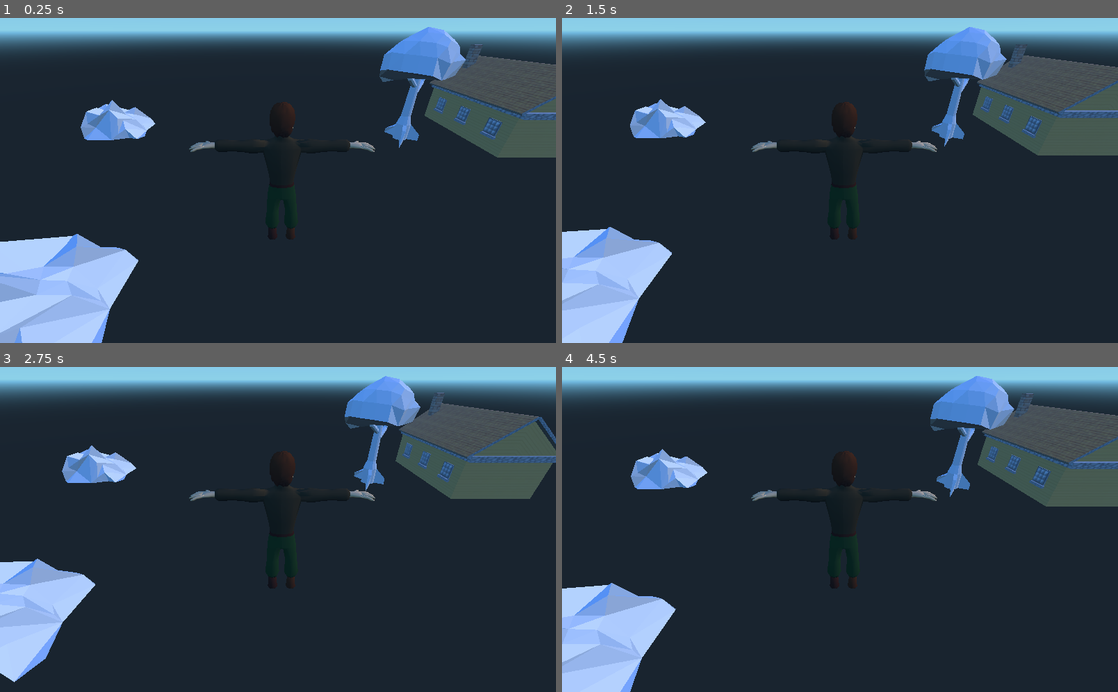
Above: before the commit, frames 1-4 (two rows, left to right).
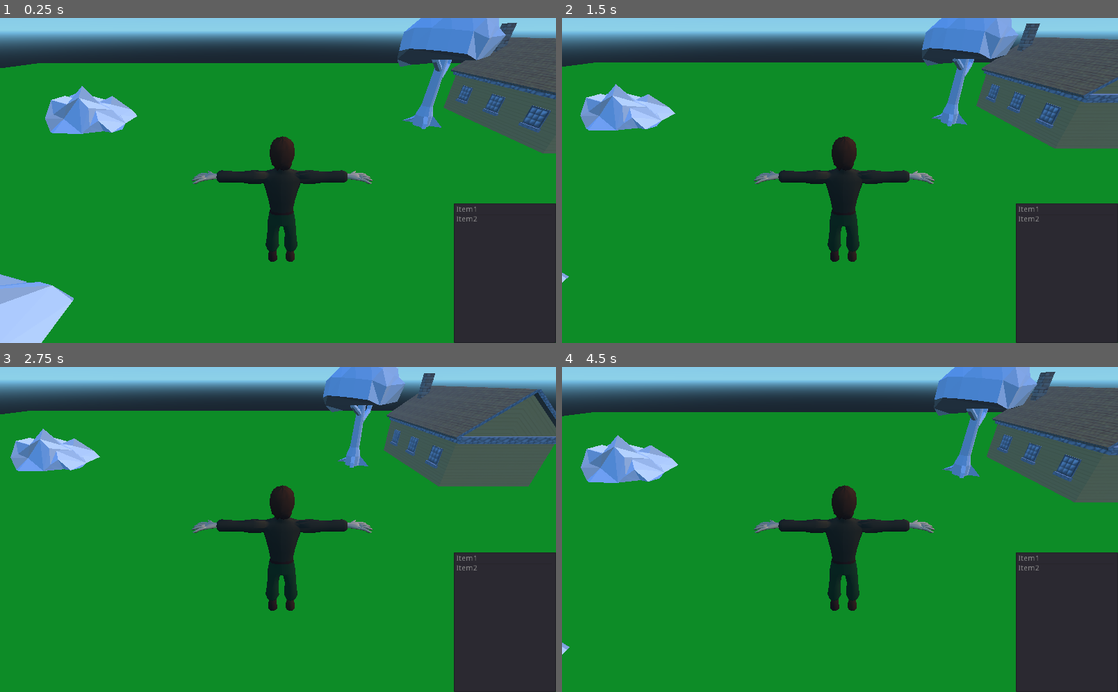
Above: after the commit, the same moments.

Repository: orsonbraines/RPGCityBuilder
Game: Godot game, scene res://World.tscn
Same seed, same stepped clock (60 frames per second), same inputs: the game is played once before the commit and once after it.
Inputs:
- Up to frame 1 (0.25 s): no input
- Up to frame 2 (1.5 s): tap Enter at 0.5 s; hold D 0.53-1.28 s; hold S from 1.28 s (still down)
- Up to frame 3 (2.75 s): release S at 2.03 s; hold D from 2.03 s (still down)
- Up to frame 4 (4.5 s): release D at 2.78 s; hold W 2.78-3.53 s; hold A from 3.53 s (still down)

The runs differ from the first frame. In frame 1, 74% of the frame differs, in the area x 0-100%, y 0-100%; in frame 2, 75%; in frame 3, 75%; in frame 4, 75%.

Commit message:
Added ground, and started working on the inventory

Diff:
--- /dev/null
+++ b/Godot/Ground.tscn
@@ -0,0 +1,99 @@
+[gd_scene load_steps=4 format=2]
+
+[sub_resource type="PlaneMesh" id=1]
+
+custom_aabb = AABB( 0, 0, 0, 0, 0, 0 )
+size = Vector2( 2, 2 )
+subdivide_width = 0
+subdivide_depth = 0
+
+[sub_resource type="SpatialMaterial" id=2]
+
+render_priority = 0
+flags_transparent = false
+flags_unshaded = true
+flags_vertex_lighting = false
+flags_no_depth_test = false
+flags_use_point_size = false
+flags_world_triplanar = false
+flags_fixed_size = false
+flags_albedo_tex_force_srgb = false
+vertex_color_use_as_albedo = false
+vertex_color_is_srgb = false
+params_diffuse_mode = 0
+params_specular_mode = 0
+params_blend_mode = 0
+params_cull_mode = 0
+params_depth_draw_mode = 0
+params_line_width = 1.0
+params_point_size = 1.0
+params_billboard_mode = 0
+params_grow = false
+params_use_alpha_scissor = false
+albedo_color = Color( 0.054902, 0.552941, 0.156863, 1 )
+metallic = 0.0
+metallic_specular = 0.5
+metallic_texture_channel = 0
+roughness = 0.0
+roughness_texture_channel = 0
+emission_enabled = false
+normal_enabled = false
+rim_enabled = false
+clearcoat_enabled = false
+anisotropy_enabled = false
+ao_enabled = false
+depth_enabled = false
+subsurf_scatter_enabled = false
+transmission_enabled = false
+refraction_enabled = false
+detail_enabled = false
+uv1_scale = Vector3( 1, 1, 1 )
+uv1_offset = Vector3( 0, 0, 0 )
+uv1_triplanar = false
+uv1_triplanar_sharpness = 1.0
+uv2_scale = Vector3( 1, 1, 1 )
+uv2_offset = Vector3( 0, 0, 0 )
+uv2_triplanar = false
+uv2_triplanar_sharpness = 1.0
+proximity_fade_enable = false
+distance_fade_enable = false
+_sections_unfolded = [ "Albedo", "Flags" ]
+
+[sub_resource type="PlaneShape" id=3]
+
+plane = Plane( 0, 1, 0, 0 )
+
+[node name="MeshInstance" type="MeshInstance"]
+
+transform = Transform( 100, 0, 0, 0, 100, 0, 0, 0, 100, 0, 0, 0 )
+layers = 1
+material_override = null
+cast_shadow = 1
+extra_cull_margin = 0.0
+use_in_baked_light = false
+lod_min_distance = 0.0
+lod_min_hysteresis = 0.0
+lod_max_distance = 0.0
+lod_max_hysteresis = 0.0
+mesh = SubResource( 1 )
+skeleton = NodePath("..")
+material/0 = SubResource( 2 )
+_sections_unfolded = [ "Transform", "material" ]
+
+[node name="StaticBody" type="StaticBody" parent="." index="0"]
+
+input_ray_pickable = true
+input_capture_on_drag = false
+collision_layer = 1
+collision_mask = 1
+friction = 1.0
+bounce = 0.0
+constant_linear_velocity = Vector3( 0, 0, 0 )
+constant_angular_velocity = Vector3( 0, 0, 0 )
+
+[node name="CollisionShape" type="CollisionShape" parent="StaticBody" index="0"]
+
+transform = Transform( 100, 0, 0, 0, 100, 0, 0, 0, 100, 0, 0, 0 )
+shape = SubResource( 3 )
+disabled = false
+_sections_unfolded = [ "Transform" ]
--- /dev/null
+++ b/Godot/ItemList.gd
@@ -0,0 +1,17 @@
+extends ItemList
+
+# class member variables go here, for example:
+# var a = 2
+# var b = "textvar"
+
+func _ready():
+	# Called when the node is added to the scene for the first time.
+	# Initialization here
+	add_item("Item1");
+	add_item("Item2");
+	pass
+
+#func _process(delta):
+#	# Called every frame. Delta is time since last frame.
+#	# Update game logic here.
+#	pass
--- a/Godot/KinematicBody.gd
+++ b/Godot/KinematicBody.gd
@@ -11,7 +11,7 @@
 
 func _physics_process(delta):
 	var motion = Vector3()
-	var scale_coef = delta * 3
+	var scale_coef = delta * 8
 	if Input.is_key_pressed(KEY_D):
 		motion += scale_coef * transform.basis.z
 	if Input.is_key_pressed(KEY_A):
--- /dev/null
+++ b/Godot/NewGround.tscn
@@ -0,0 +1,149 @@
+[gd_scene load_steps=3 format=2]
+
+[sub_resource type="PlaneMesh" id=1]
+
+custom_aabb = AABB( 0, 0, 0, 0, 0, 0 )
+size = Vector2( 2, 2 )
+subdivide_width = 0
+subdivide_depth = 0
+
+[sub_resource type="SpatialMaterial" id=2]
+
+render_priority = 0
+flags_transparent = false
+flags_unshaded = true
+flags_vertex_lighting = false
+flags_no_depth_test = false
+flags_use_point_size = false
+flags_world_triplanar = false
+flags_fixed_size = false
+flags_albedo_tex_force_srgb = false
+vertex_color_use_as_albedo = false
+vertex_color_is_srgb = false
+params_diffuse_mode = 0
+params_specular_mode = 0
+params_blend_mode = 0
+params_cull_mode = 0
+params_depth_draw_mode = 0
+params_line_width = 1.0
+params_point_size = 1.0
+params_billboard_mode = 0
+params_grow = false
+params_use_alpha_scissor = false
+albedo_color = Color( 0.107132, 0.464844, 0.213328, 1 )
+metallic = 0.0
+metallic_specular = 0.5
+metallic_texture_channel = 0
+roughness = 0.0
+roughness_texture_channel = 0
+emission_enabled = false
+normal_enabled = false
+rim_enabled = false
+clearcoat_enabled = false
+anisotropy_enabled = false
+ao_enabled = false
+depth_enabled = false
+subsurf_scatter_enabled = false
+transmission_enabled = false
+refraction_enabled = false
+detail_enabled = false
+uv1_scale = Vector3( 1, 1, 1 )
+uv1_offset = Vector3( 0, 0, 0 )
+uv1_triplanar = false
+uv1_triplanar_sharpness = 1.0
+uv2_scale = Vector3( 1, 1, 1 )
+uv2_offset = Vector3( 0, 0, 0 )
+uv2_triplanar = false
+uv2_triplanar_sharpness = 1.0
+proximity_fade_enable = false
+distance_fade_enable = false
+_sections_unfolded = [ "Albedo", "Flags" ]
+
+[node name="Ground" type="Spatial"]
+
+transform = Transform( 100, 0, 0, 0, 100, 0, 0, 0, 100, 0, 0, 0 )
+_sections_unfolded = [ "Transform" ]
+
+[node name="MeshInstance" type="MeshInstance" parent="." index="0"]
+
+layers = 1
+material_override = null
+cast_shadow = 1
+extra_cull_margin = 0.0
+use_in_baked_light = false
+lod_min_distance = 0.0
+lod_min_hysteresis = 0.0
+lod_max_distance = 0.0
+lod_max_hysteresis = 0.0
+mesh = SubResource( 1 )
+skeleton = NodePath("..")
+material/0 = SubResource( 2 )
+_sections_unfolded = [ "material" ]
+
+[node name="MeshInstance2" type="MeshInstance" parent="." index="1"]
+
+transform = Transform( 1, -3.01992e-07, -1.04279e-11, -5.21397e-11, -0.000345306, 0.2, -3.01992e-07, -1, -6.90611e-05, 0, 0.2, 1 )
+layers = 1
+material_override = null
+cast_shadow = 1
+extra_cull_margin = 0.0
+use_in_baked_light = false
+lod_min_distance = 0.0
+lod_min_hysteresis = 0.0
+lod_max_distance = 0.0
+lod_max_hysteresis = 0.0
+mesh = SubResource( 1 )
+skeleton = NodePath("..")
+material/0 = SubResource( 2 )
+_sections_unfolded = [ "Transform" ]
+
+[node name="MeshInstance3" type="MeshInstance" parent="." index="2"]
+
+transform = Transform( 1, 0, 0, 0, -2.8213e-07, -0.2, 0, 1, -5.6426e-08, 0, 0.2, -1 )
+layers = 1
+material_override = null
+cast_shadow = 1
+extra_cull_margin = 0.0
+use_in_baked_light = false
+lod_min_distance = 0.0
+lod_min_hysteresis = 0.0
+lod_max_distance = 0.0
+lod_max_hysteresis = 0.0
+mesh = SubResource( 1 )
+skeleton = NodePath("..")
+material/0 = SubResource( 2 )
+_sections_unfolded = [ "Transform" ]
+
+[node name="MeshInstance4" type="MeshInstance" parent="." index="3"]
+
+transform = Transform( 3.25841e-08, 1, -3.89414e-07, 0.2, -1.62921e-07, 5.7881e-21, -1.26887e-14, -3.89414e-07, -1, -1, 0.2, 0 )
+layers = 1
+material_override = null
+cast_shadow = 1
+extra_cull_margin = 0.0
+use_in_baked_light = false
+lod_min_distance = 0.0
+lod_min_hysteresis = 0.0
+lod_max_distance = 0.0
+lod_max_hysteresis = 0.0
+mesh = SubResource( 1 )
+skeleton = NodePath("..")
+material/0 = SubResource( 2 )
+_sections_unfolded = [ "Transform" ]
+
+[node name="MeshInstance5" type="MeshInstance" parent="." index="4"]
+
+transform = Transform( 5.6426e-08, -1, -8.74228e-08, 0.2, 2.8213e-07, -5.6426e-07, 1.12852e-07, -8.74226e-08, 1, 1, 0.2, 0 )
+layers = 1
+material_override = null
+cast_shadow = 1
+extra_cull_margin = 0.0
+use_in_baked_light = false
+lod_min_distance = 0.0
+lod_min_hysteresis = 0.0
+lod_max_distance = 0.0
+lod_max_hysteresis = 0.0
+mesh = SubResource( 1 )
+skeleton = NodePath("..")
+material/0 = SubResource( 2 )
+_sections_unfolded = [ "Transform" ]
--- a/Godot/World.gd
+++ b/Godot/World.gd
@@ -5,7 +5,7 @@
 # var b = "textvar"
 var theta = 1
 var phi = 0
-var r = 15
+var r = 10
 var maxTheta = 2
 var minTheta = 0.2
 
--- a/Godot/World.tscn
+++ b/Godot/World.tscn
@@ -6,12 +6,14 @@
 [ext_resource path="res://house.tscn" type="PackedScene" id=4]
 [ext_resource path="res://MiningRock.tscn" type="PackedScene" id=5]
 [ext_resource path="res://Tree.tscn" type="PackedScene" id=6]
+[ext_resource path="res://ItemList.gd" type="Script" id=7]
+[ext_resource path="res://Ground.tscn" type="PackedScene" id=8]
 
-[sub_resource type="BoxShape" id=2]
+[sub_resource type="BoxShape" id=1]
 
-extents = Vector3( 1.22985, 5.65878, 2.10833 )
+extents = Vector3( 1.22985, 5.09192, 2.10833 )
 
-[node name="Spatial" type="Spatial"]
+[node name="Spatial" type="Spatial" index="0"]
 
 script = ExtResource( 1 )
 
@@ -34,7 +36,7 @@
 
 [node name="KinematicBody" type="KinematicBody" parent="." index="1"]
 
-transform = Transform( 1, 0, 0, 0, 1, 0, 0, 0, 1, -5.53352, 0.00367022, 5.82635 )
+transform = Transform( 0.7, 0, 0, 0, 0.7, 0, 0, 0, 0.7, -5.53352, 0.116858, 5.82635 )
 input_ray_pickable = true
 input_capture_on_drag = false
 collision_layer = 1
@@ -51,8 +53,8 @@
 
 [node name="CollisionShape" type="CollisionShape" parent="KinematicBody" index="0"]
 
-transform = Transform( 1, 0, 0, 0, 1, 0, 0, 0, 1, 0.431362, 4.55624, 0.700593 )
-shape = SubResource( 2 )
+transform = Transform( 1, 0, 0, 0, 1, 0, 0, 0, 1, 0.431362, 5.4161, 0.700593 )
+shape = SubResource( 1 )
 disabled = false
 
 [node name="Scene Root2" parent="KinematicBody" index="1" instance=ExtResource( 3 )]
@@ -102,3 +104,42 @@
 [node name="Tree4" parent="." index="12" instance=ExtResource( 6 )]
 
 transform = Transform( 1, 0, 0, 0, 1, 0, 0, 0, 1, 0, 0, 41.5562 )
+
+[node name="UI" type="Control" parent="." index="13"]
+
+anchor_left = 0.0
+anchor_top = 0.0
+anchor_right = 1.0
+anchor_bottom = 1.0
+rect_pivot_offset = Vector2( 0, 0 )
+rect_clip_content = false
+mouse_filter = 0
+mouse_default_cursor_shape = 0
+size_flags_horizontal = 1
+size_flags_vertical = 1
+_sections_unfolded = [ "Anchor", "Grow Direction", "Margin" ]
+
+[node name="ItemList" type="ItemList" parent="UI" index="0"]
+
+anchor_left = 1.0
+anchor_top = 1.0
+anchor_right = 1.0
+anchor_bottom = 1.0
+margin_left = -188.0
+margin_top = -258.0
+rect_pivot_offset = Vector2( 0, 0 )
+rect_clip_content = true
+focus_mode = 2
+mouse_filter = 0
+mouse_default_cursor_shape = 0
+size_flags_horizontal = 1
+size_flags_vertical = 1
+items = [  ]
+select_mode = 0
+allow_reselect = false
+icon_mode = 1
+fixed_icon_size = Vector2( 0, 0 )
+script = ExtResource( 7 )
+_sections_unfolded = [ "Anchor", "Columns", "Focus", "Grow Direction", "Hint", "Margin", "Mouse", "Rect", "Size Flags" ]
+
+[node name="MeshInstance" parent="." index="14" instance=ExtResource( 8 )]
Not shown: 1 places in Godot/World.tscn that only renumber resources
